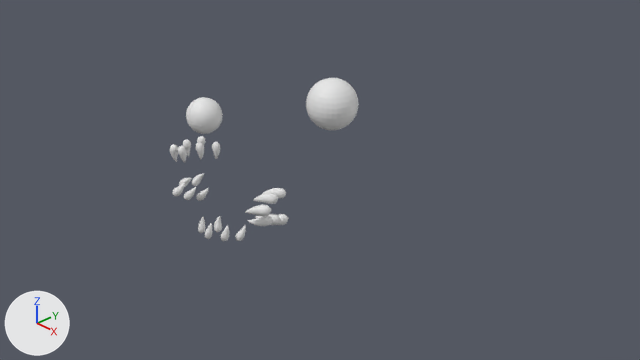
Renders of the Blender file blender_unfinished/assets/Enemy.blend from each side of a commit.
Both versions are drawn from the file's camera 'Camera'. The lights are fixed; the arrows at lower left show +X, +Y and +Z.

Objects in the first picture: 'Eye_2', 'Eye_2.001'.
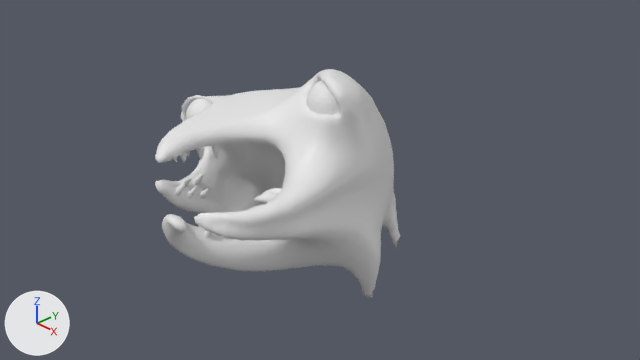
Location of each change, (x1, y1, x2, y2) in pixels of the pictures (640 x 360 px):
'Body', shown
    after: (155, 69, 400, 299)
'Eye_2.001', unchanged, covered by the edit
    before: (306, 78, 359, 130)
    after: (306, 80, 339, 115)
'Eye_2', unchanged, covered by the edit
    before: (186, 97, 223, 134)
    after: (186, 99, 212, 119)

What the commit changed:
Object 'Body' (ob_body) is now shown.
